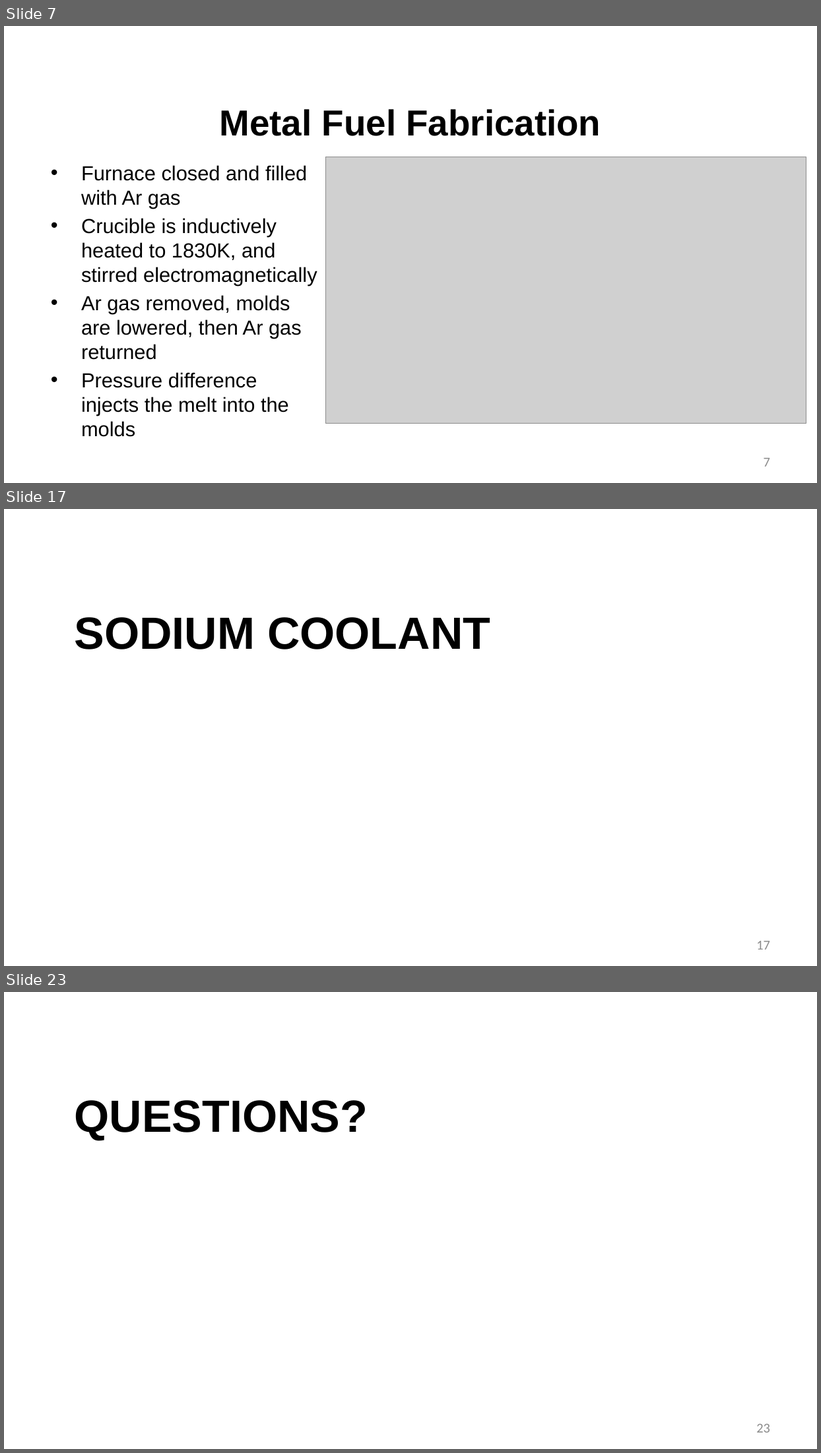
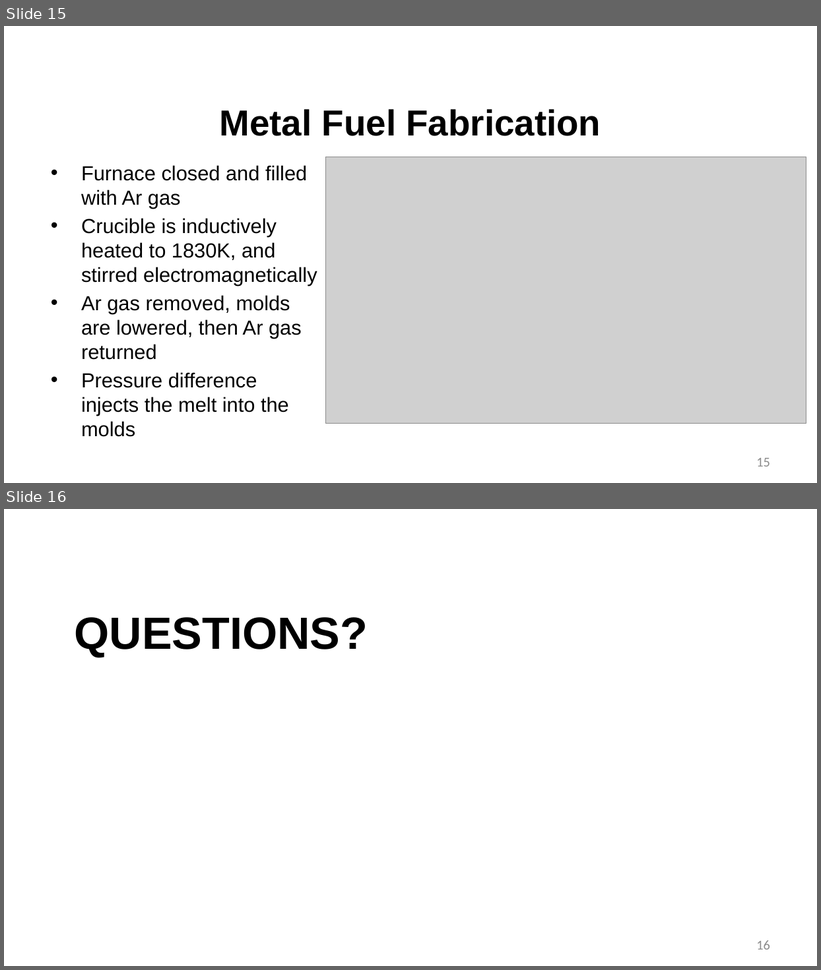
Before and after one commit to benbeeler/TEACHING, a slide deck: Advanced Reactor Materials/Lec8_SFRs.pptx. Shown one above the other, each under a label of ours: slides 7, 17 and 23 before the commit, slides 15 and 16 after it; the slides between them are not shown. The pictures are 821x1453 and 821x970 pixels, drawn with LibreOffice and Linux fonts; fonts in the diff are those of the drawing; grey boxes stand for pictures; background and template pictures are left out. Boxes give left, top, right and bottom in pixels: in the first picture for what was removed or moved away, otherwise in the second. Text is boxed around its words. In the diff, an @@ line names an element or a change of style, - is before the commit and + after.

```diff
--- a/Advanced Reactor Materials/Lec8_SFRs.pptx
+++ b/Advanced Reactor Materials/Lec8_SFRs.pptx
@@ slide 17 removed at [4, 509, 817, 966], background #FFFFFF @@
@@ title removed at [75, 617, 490, 650] @@
-SODIUM COOLANT
@@ page number removed at [756, 941, 770, 950] @@
-17
@@ what was slide 7 is now slide 15 @@
@@ page number at [756, 458, 770, 467]: text changed @@
-7
+15
@@ what was slide 23 is now slide 16 @@
@@ page number at [756, 941, 770, 950]: text changed @@
-23
+16
```
Also in this commit, not shown: 1 slide changed, 8 slides added, 14 other slides removed, 3 other files.
